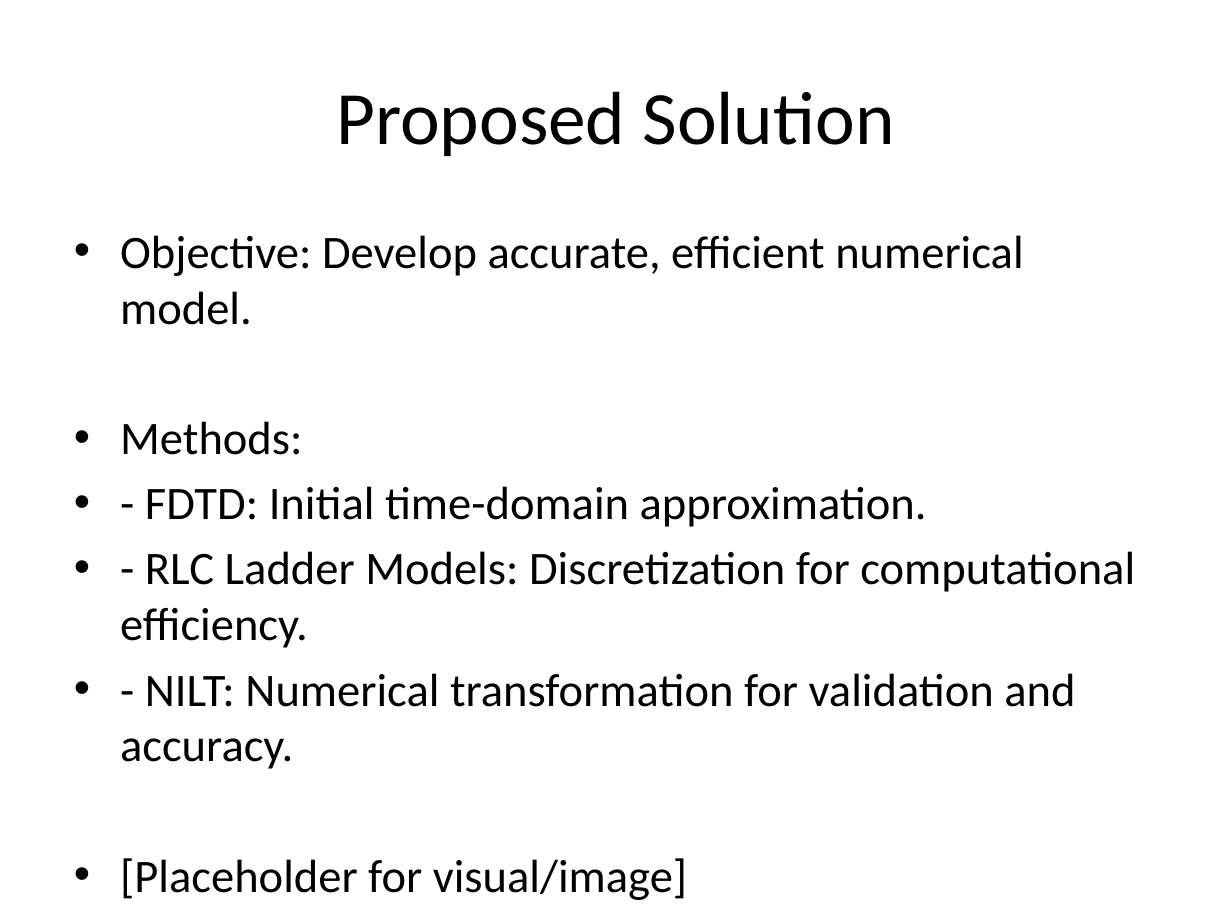
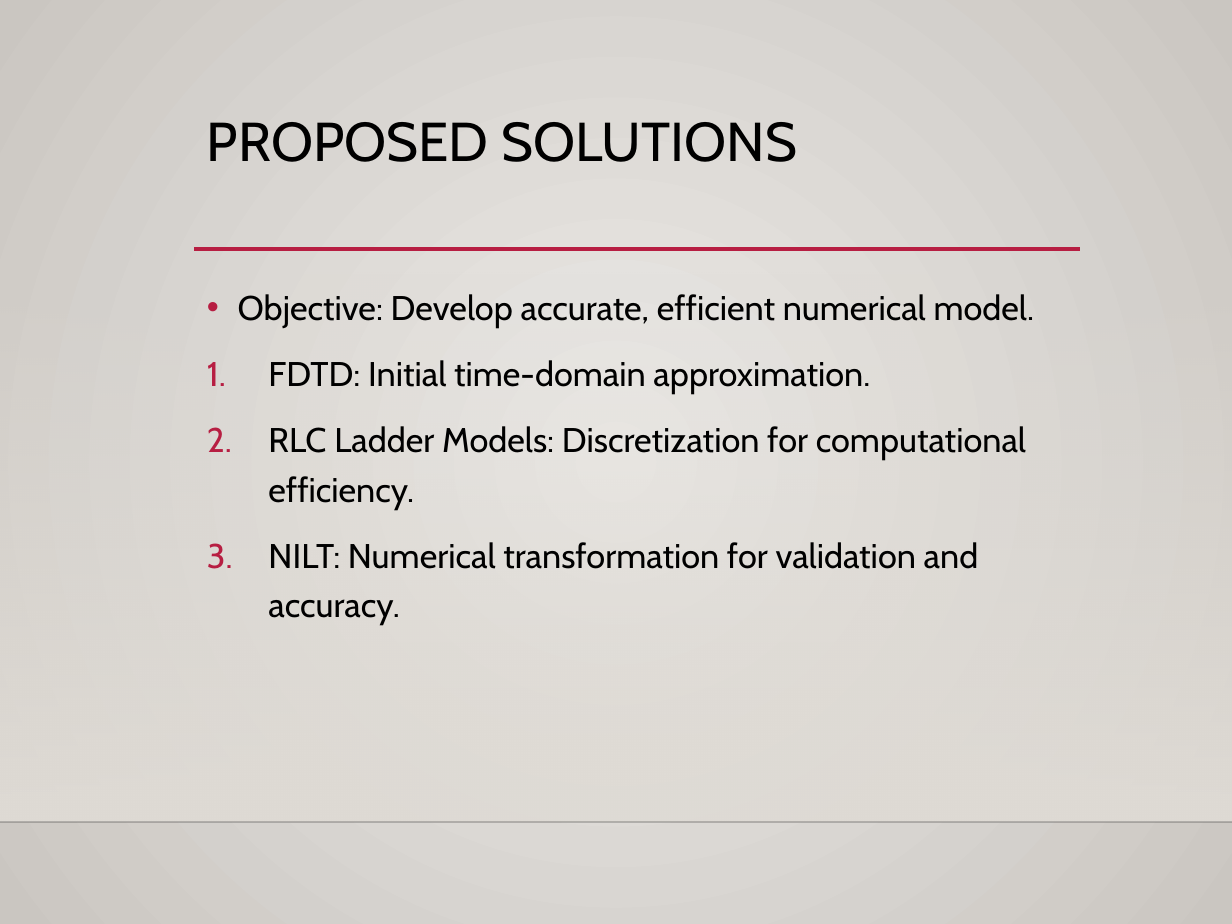
Before and after one commit to mohadmsm/4thyear, a slide deck: slide 3 of 4th/Final_project/status report/MohammedAlshuaili_20106181_Presentation.pptx. Drawn at 1232x924 pixels with LibreOffice and Linux fonts; fonts in the diff are those of the drawing; background and template pictures are left out. Boxes give left, top, right and bottom in pixels: in the first picture for what was removed or moved away, otherwise in the second. Text is boxed around its words. In the diff, an @@ line names an element or a change of style, - is before the commit and + after.

```diff
--- a/4th/Final_project/status report/MohammedAlshuaili_20106181_Presentation.pptx
+++ b/4th/Final_project/status report/MohammedAlshuaili_20106181_Presentation.pptx
@@ background #FFFFFF to gradient #ECEAE7 to #CAC7C1 @@
@@ title "PROPOSED SOLUTIONS" at [207,122,798,162]: vertical alignment middle to top @@
@@ title at [207,122,798,162]: text changed; size 44 to 32 pt; font Calibri to Cabin @@
-Proposed Solution
+PROPOSED SOLUTIONS
@@ line added from (195, 249) to (1080, 249), #B71E42 2.5 pt @@
@@ rectangle added at [0,271,1232,821], fill gradient #DFDBD5 @@
@@ text "Objective: Develop accurate, efficient numerical ...": place and size @@
-text "Objective: Develop accurate, efficient numerical ..." at [120,235,1135,900]
+text "Objective: Develop accurate, efficient numerical ..." at [238,294,1035,626]
@@ text at [238,294,1035,328]: size 27.2 to 20 pt, font Calibri to Cabin in "Objective: Develop accurate, efficient numerical model."; indent changed; line spacing 1 to 1.2; more space between paragraphs @@
@@ text at [268,360,1026,626]: text changed; size 27.2 to 20 pt; font Calibri to Cabin @@
-• Methods:
-• - FDTD: Initial time-domain approximation.
-• - RLC Ladder Models: Discretization for computational efficiency.
-• - NILT: Numerical transformation for validation and accuracy.
-• [Placeholder for visual/image]
+1. FDTD: Initial time-domain approximation.
+2. RLC Ladder Models: Discretization for computational efficiency.
+3. NILT: Numerical transformation for validation and accuracy.
@@ line added from (0, 822) to (1232, 822), #000001 1 pt @@
```
Also in this commit, not shown: 4 other slides changed, 3 slides added, 2 slides removed.
